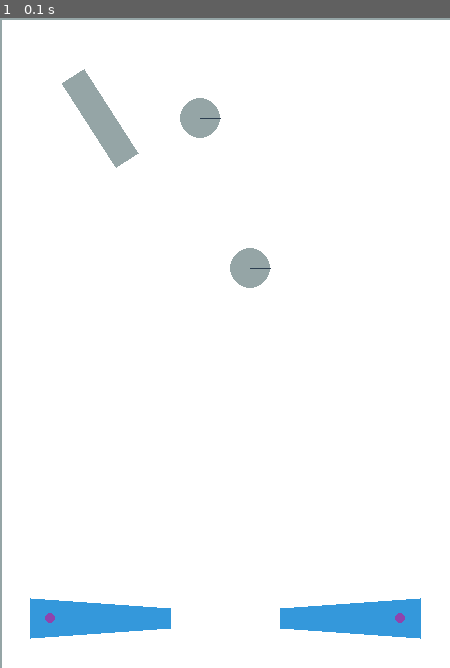
Above: before the commit, frame 1.
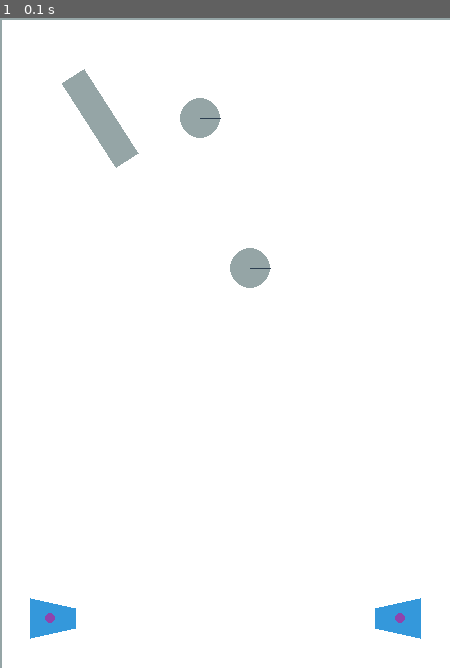
Above: after the commit, the same moment.

Repository: robingread/pypinball
Game: pygame game, started from bin/controller.py
Same seed, same stepped clock (60 frames per second), same inputs: the game is played once before the commit and once after it.
Inputs:
- Up to frame 1 (0.1 s): no input

The runs differ from the first frame. In frame 1, 1.9% of the frame differs, in the area x 7-93%, y 89-96%.

Commit message:
pypinball: Updated the pymunk_physics.py module to now allow for setting flipper length based on the GameConfig class/struct.

Diff:
--- a/pypinball/physics/pymunk_physics.py
+++ b/pypinball/physics/pymunk_physics.py
@@ -151,8 +151,14 @@
 
 
 def create_pymunk_flipper(flipper: domain.Flipper) -> PymunkFlipper:
-    fp = [(-20, -20), (-20, 20), (120, 10), (120, -10)]
-    mass = 10
+    fp = [
+        (-20, -20),
+        (-20, 20),
+        (flipper.config.length, 10),
+        (flipper.config.length, -10),
+    ]
+    # TODO: This seems to be a very carefully coded value! It can easily break tests!
+    mass = 8
     moment = pymunk.moment_for_poly(mass, fp)
 
     flipper_body = pymunk.Body(mass, moment)
